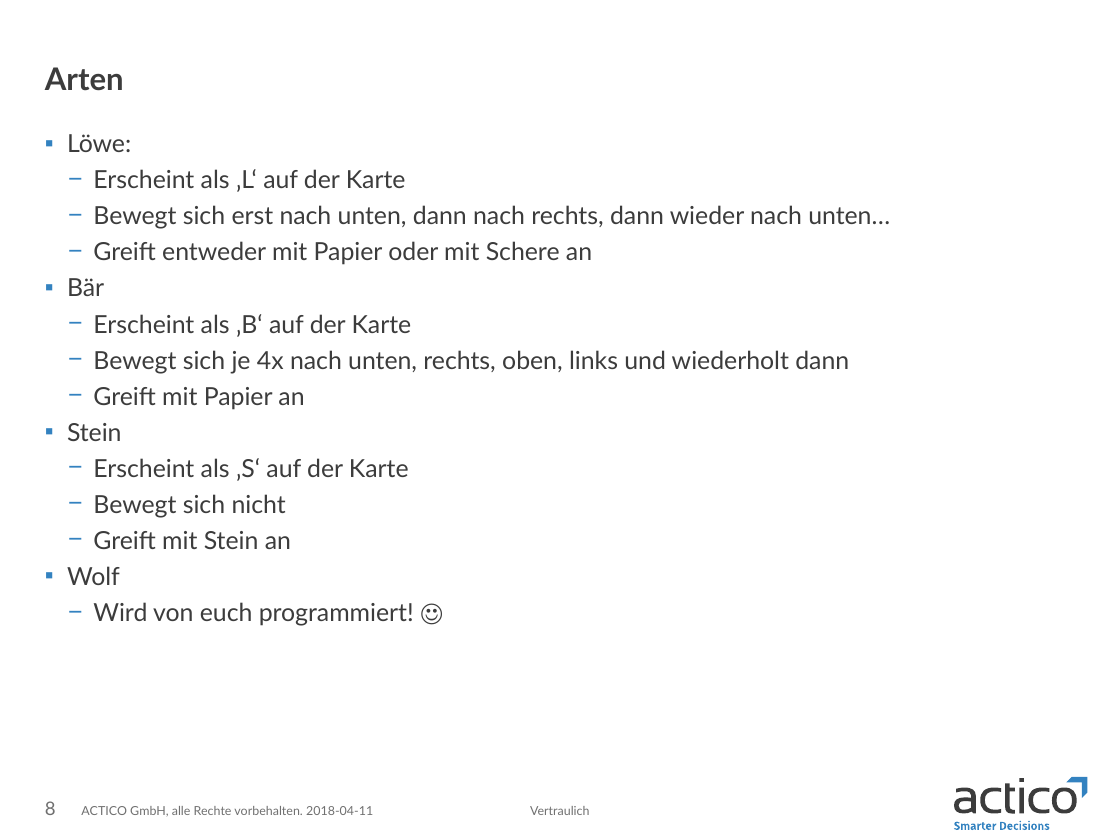
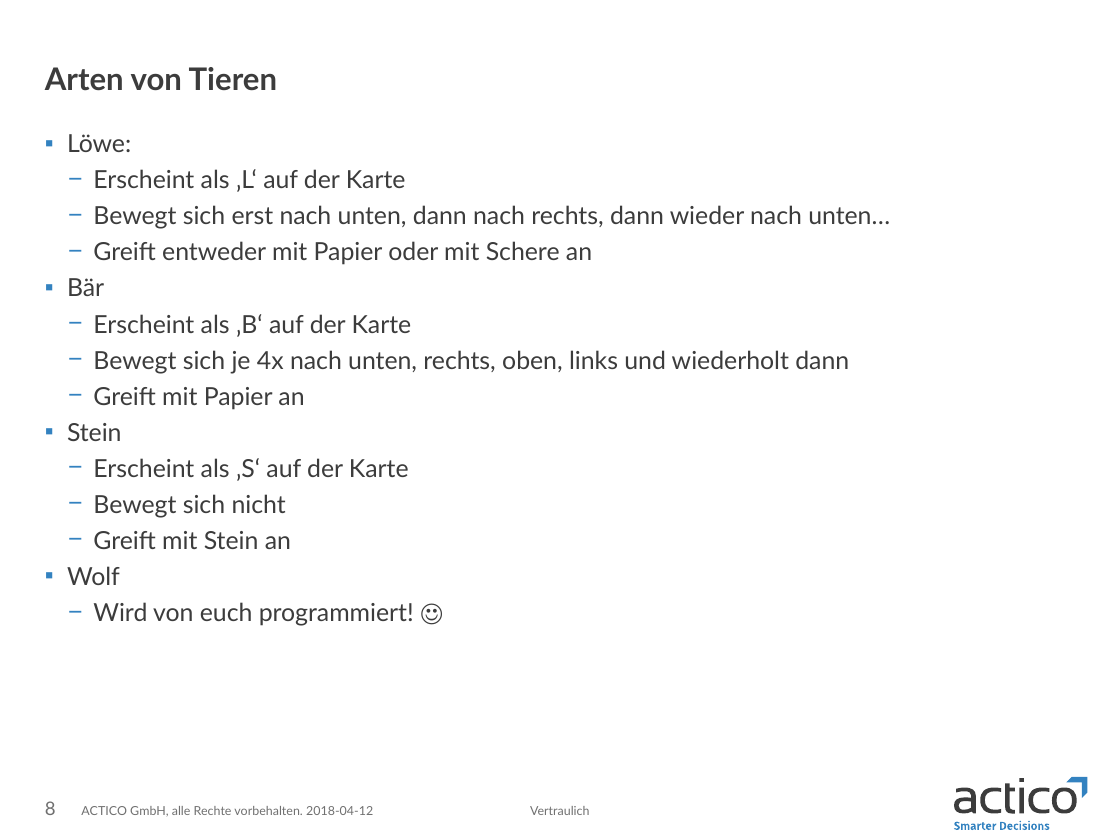
Before and after one commit to ni851ste/actico-code-challenge-wolf, a slide deck: slide 8 of media/powerpoint.pptx. Drawn at 1120x840 pixels with LibreOffice and Linux fonts; fonts in the diff are those of the drawing. Boxes give left, top, right and bottom in pixels: in the first picture for what was removed or moved away, otherwise in the second. Text is boxed around its words. In the diff, an @@ line names an element or a change of style, - is before the commit and + after.

```diff
--- a/media/powerpoint.pptx
+++ b/media/powerpoint.pptx
@@ title at (45,67,278,91): text changed @@
-Arten
+Arten von Tieren
@@ text at (81,806,373,816): text changed @@
-ACTICO GmbH, alle Rechte vorbehalten. 2018-04-11
+ACTICO GmbH, alle Rechte vorbehalten. 2018-04-12
```
Also in this commit, not shown: 9 other slides changed, 2 slides added, 4 slides removed.
